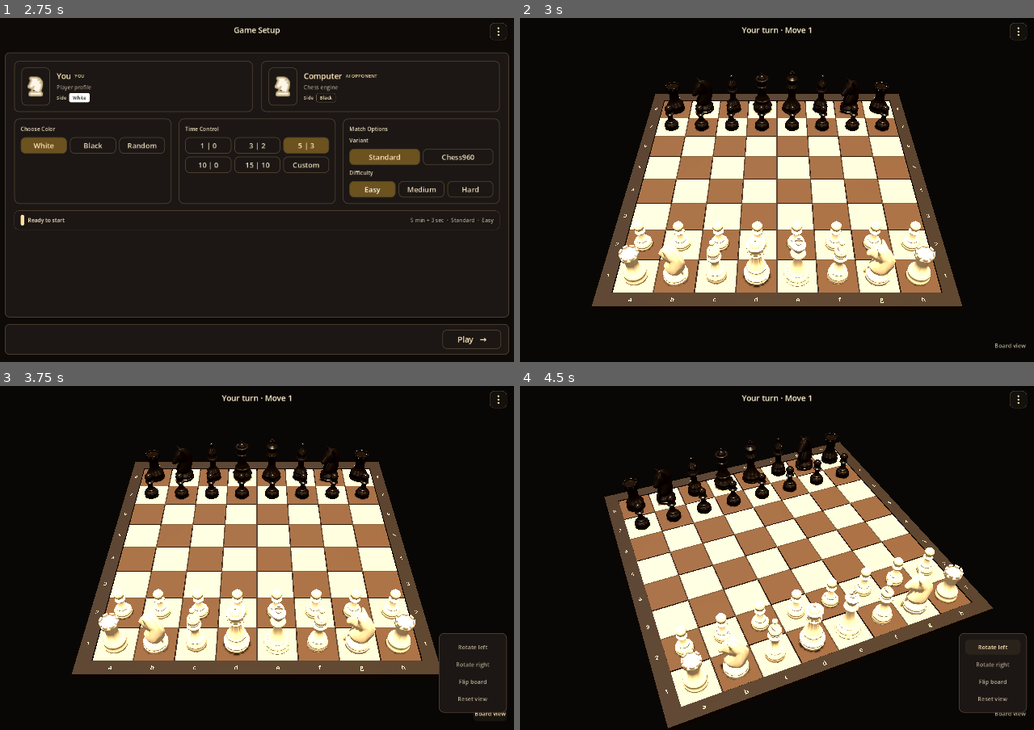
Above: before the commit, frames 1-4 (two rows, left to right).
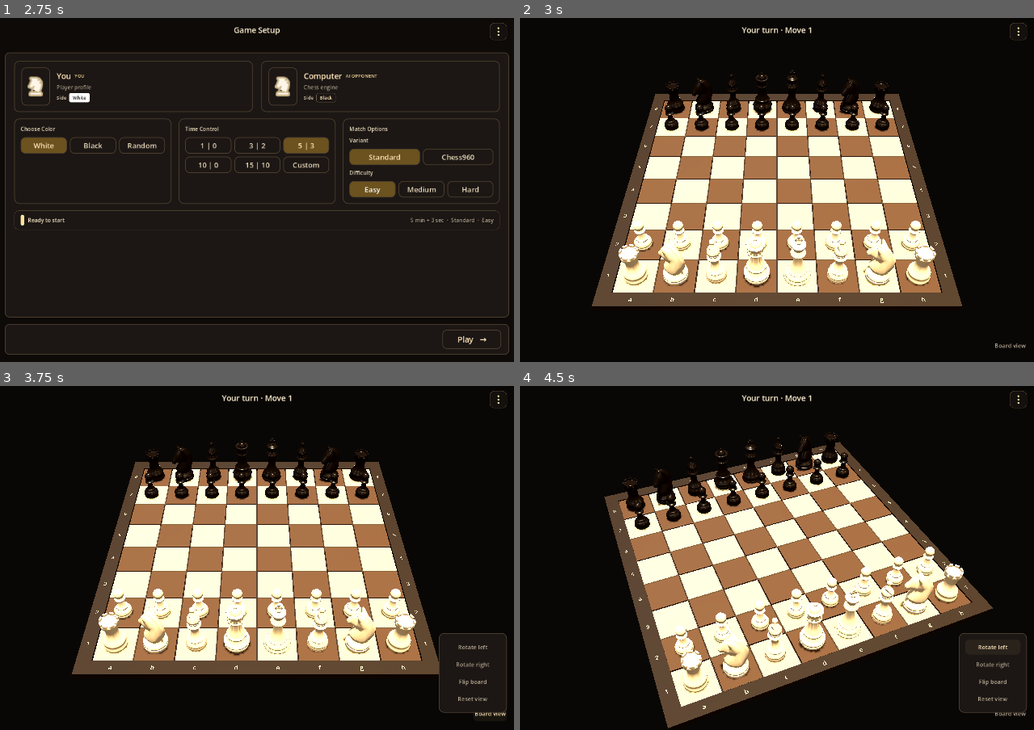
Above: after the commit, the same moments.

Repository: shedrackgodstime/chess-relay
Game: Godot game, scene res://src/ui/app/app_root.tscn
Two runs of this game, one before a commit and one after it. Both use one fixed random seed, a clock stepped at 60 frames per second and the inputs below.
Inputs:
- Up to frame 1 (2.75 s): click "Vs computer" at 0.5 s; click "Easy" at 1.25 s; click "Easy" at 2 s
- Up to frame 2 (3 s): click "Play →" at 2.75 s
- Up to frame 3 (3.75 s): click "Board view" at 3.5 s
- Up to frame 4 (4.5 s): click "Rotate left" at 4.25 s

Frame 1 is identical in both runs. In frame 2, 1.6% of the frame differs, in the area x 19-81%, y 15-79%; in frame 3, 1.6%; in frame 4, 1.8%, in the area x 19-87%, y 13-90%.

Commit message:
Extract reusable chess piece presentation

Diff:
--- /dev/null
+++ b/godot/src/game/pieces/piece_black_material.tres
@@ -0,0 +1,7 @@
+[gd_resource type="StandardMaterial3D" format=3]
+
+[resource]
+resource_name = "ChessPieceBlack"
+albedo_color = Color(0.09, 0.07, 0.06, 1)
+metallic = 0.18
+roughness = 0.28
--- /dev/null
+++ b/godot/src/game/pieces/piece_catalog.gd
@@ -0,0 +1,17 @@
+class_name ChessPieceCatalog
+extends RefCounted
+
+const SCENES := {
+	"pawn": preload("res://assets/chess/pieces/pawn.tscn"),
+	"rook": preload("res://assets/chess/pieces/rook.tscn"),
+	"knight": preload("res://assets/chess/pieces/knight.tscn"),
+	"bishop": preload("res://assets/chess/pieces/bishop.tscn"),
+	"queen": preload("res://assets/chess/pieces/queen.tscn"),
+	"king": preload("res://assets/chess/pieces/king.tscn"),
+}
+
+static func scene_for(piece_type: String) -> PackedScene:
+	return SCENES.get(piece_type) as PackedScene
+
+static func contains(piece_type: String) -> bool:
+	return SCENES.has(piece_type)
--- /dev/null
+++ b/godot/src/game/pieces/piece_view.gd
@@ -0,0 +1,56 @@
+class_name ChessPieceView
+extends Node3D
+
+const PIECE_SCALE := 16.0
+const KNIGHT_FACING_OFFSET := deg_to_rad(60.0)
+const CATALOG_SCRIPT := preload("res://src/game/pieces/piece_catalog.gd")
+const WHITE_MATERIAL := preload("res://src/game/pieces/piece_white_material.tres")
+const BLACK_MATERIAL := preload("res://src/game/pieces/piece_black_material.tres")
+
+@export_enum("pawn", "rook", "knight", "bishop", "queen", "king") var piece_type := "pawn"
+@export_enum("white", "black") var side := "white"
+
+func _ready() -> void:
+	if get_child_count() == 0:
+		configure(piece_type, side)
+
+func configure(type: String, piece_side: String) -> void:
+	if not CATALOG_SCRIPT.contains(type):
+		push_error("Unknown chess piece type: %s" % type)
+		return
+	if piece_side != "white" and piece_side != "black":
+		push_error("Unknown chess piece side: %s" % piece_side)
+		return
+	piece_type = type
+	side = piece_side
+	for child in get_children():
+		child.free()
+	var source = CATALOG_SCRIPT.scene_for(piece_type).instantiate()
+	var mesh := _find_mesh(source)
+	if mesh == null:
+		push_error("Piece scene has no mesh: %s" % piece_type)
+		source.free()
+		return
+	source.remove_child(mesh)
+	source.free()
+	mesh.name = "Mesh"
+	mesh.scale = Vector3.ONE * PIECE_SCALE
+	mesh.position.y = -_mesh_min_y(mesh) * PIECE_SCALE + 0.01
+	mesh.material_override = WHITE_MATERIAL if side == "white" else BLACK_MATERIAL
+	add_child(mesh)
+	if piece_type == "knight":
+		rotation.y = PI + KNIGHT_FACING_OFFSET if side == "white" else -KNIGHT_FACING_OFFSET
+	else:
+		rotation.y = PI if side == "black" else 0.0
+
+func _find_mesh(node: Node) -> MeshInstance3D:
+	if node is MeshInstance3D:
+		return node as MeshInstance3D
+	for child in node.get_children():
+		var found := _find_mesh(child)
+		if found != null:
+			return found
+	return null
+
+func _mesh_min_y(mesh: MeshInstance3D) -> float:
+	return mesh.get_aabb().position.y
--- /dev/null
+++ b/godot/src/game/pieces/piece_view.tscn
@@ -0,0 +1,6 @@
+[gd_scene load_steps=2 format=3]
+
+[ext_resource type="Script" path="res://src/game/pieces/piece_view.gd" id="1_script"]
+
+[node name="ChessPieceView" type="Node3D"]
+script = ExtResource("1_script")
--- /dev/null
+++ b/godot/src/game/pieces/piece_white_material.tres
@@ -0,0 +1,7 @@
+[gd_resource type="StandardMaterial3D" format=3]
+
+[resource]
+resource_name = "ChessPieceWhite"
+albedo_color = Color(0.86, 0.82, 0.73, 1)
+metallic = 0.18
+roughness = 0.28
--- a/godot/src/ui/screens/game/game_screen.gd
+++ b/godot/src/ui/screens/game/game_screen.gd
@@ -10,19 +10,8 @@
 @onready var _board_view_button: Button = %BoardViewButton
 
 const CAMERA_TARGET := Vector3(0.0, -0.45, 0.0)
-const PIECE_SCENES := {
-	"pawn": preload("res://assets/chess/pieces/pawn.tscn"),
-	"rook": preload("res://assets/chess/pieces/rook.tscn"),
-	"knight": preload("res://assets/chess/pieces/knight.tscn"),
-	"bishop": preload("res://assets/chess/pieces/bishop.tscn"),
-	"queen": preload("res://assets/chess/pieces/queen.tscn"),
-	"king": preload("res://assets/chess/pieces/king.tscn"),
-}
-const PIECE_SCALE := 16.0
-const KNIGHT_FACING_OFFSET := deg_to_rad(60.0)
+const PIECE_VIEW_SCENE := preload("res://src/game/pieces/piece_view.tscn")
 var _camera_scale := 1.0
-var _white_piece_material: StandardMaterial3D
-var _black_piece_material: StandardMaterial3D
 
 
 func _ready() -> void:
@@ -31,8 +20,6 @@
 	_board.square_pressed.connect(_on_square_pressed)
 	_camera.target = CAMERA_TARGET
 	_update_camera_framing()
-	_white_piece_material = _create_piece_material(Color(0.86, 0.82, 0.73, 1.0))
-	_black_piece_material = _create_piece_material(Color(0.09, 0.07, 0.06, 1.0))
 	_build_demo_position()
 
 
@@ -49,46 +36,11 @@
 
 
 func _add_piece(parent: Node3D, piece_type: String, side: String, square: String) -> void:
-	var piece_scene: PackedScene = PIECE_SCENES[piece_type]
-	var piece := piece_scene.instantiate()
+	var piece = PIECE_VIEW_SCENE.instantiate()
 	piece.name = "%s_%s_%s" % [side.capitalize(), piece_type.capitalize(), square]
-	piece.scale = Vector3.ONE * PIECE_SCALE
+	piece.configure(piece_type, side)
 	piece.position = _board.square_to_world(square, 0.02)
-	piece.position.y = -_piece_min_y(piece) * PIECE_SCALE + 0.01
-	if piece_type == "knight":
-		piece.rotation.y = PI + KNIGHT_FACING_OFFSET if side == "white" else -KNIGHT_FACING_OFFSET
-	elif side == "black":
-		piece.rotation.y = PI
-	_apply_piece_material(piece, _piece_material(side))
 	parent.add_child(piece)
-
-
-func _piece_material(side: String) -> StandardMaterial3D:
-	return _white_piece_material if side == "white" else _black_piece_material
-
-
-func _create_piece_material(color: Color) -> StandardMaterial3D:
-	var material := StandardMaterial3D.new()
-	material.albedo_color = color
-	material.metallic = 0.18
-	material.roughness = 0.28
-	return material
-
-
-func _apply_piece_material(node: Node, material: StandardMaterial3D) -> void:
-	if node is MeshInstance3D:
-		node.material_override = material
-	for child in node.get_children():
-		_apply_piece_material(child, material)
-
-
-func _piece_min_y(node: Node) -> float:
-	var minimum := INF
-	if node is MeshInstance3D and node.mesh != null:
-		minimum = minf(minimum, node.get_aabb().position.y)
-	for child in node.get_children():
-		minimum = minf(minimum, _piece_min_y(child))
-	return 0.0 if is_inf(minimum) else minimum
 
 
 func _notification(what: int) -> void:
